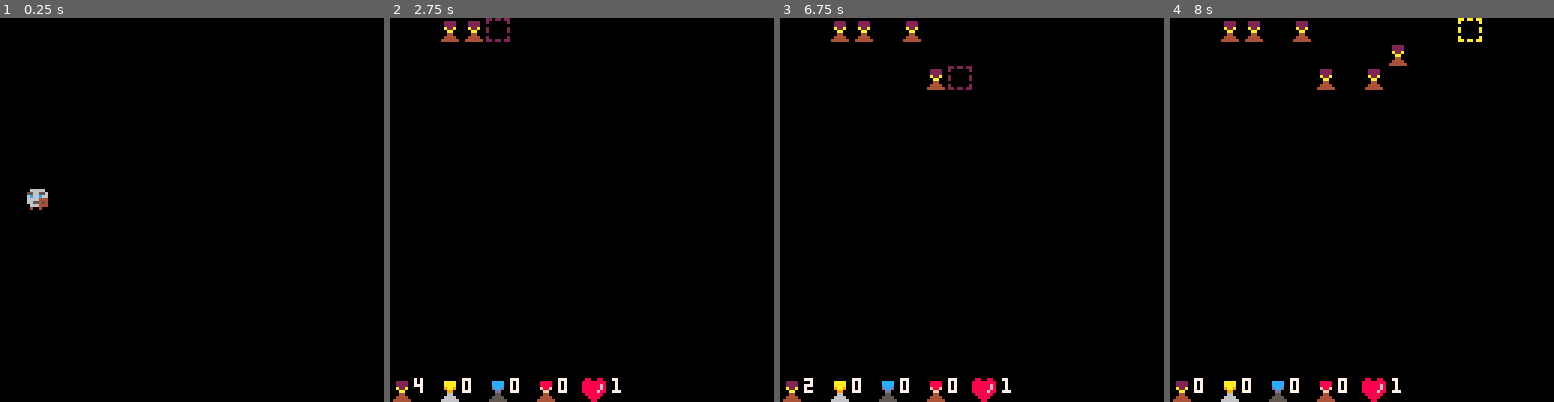
Above: before the commit, frames 1-4 (left to right).
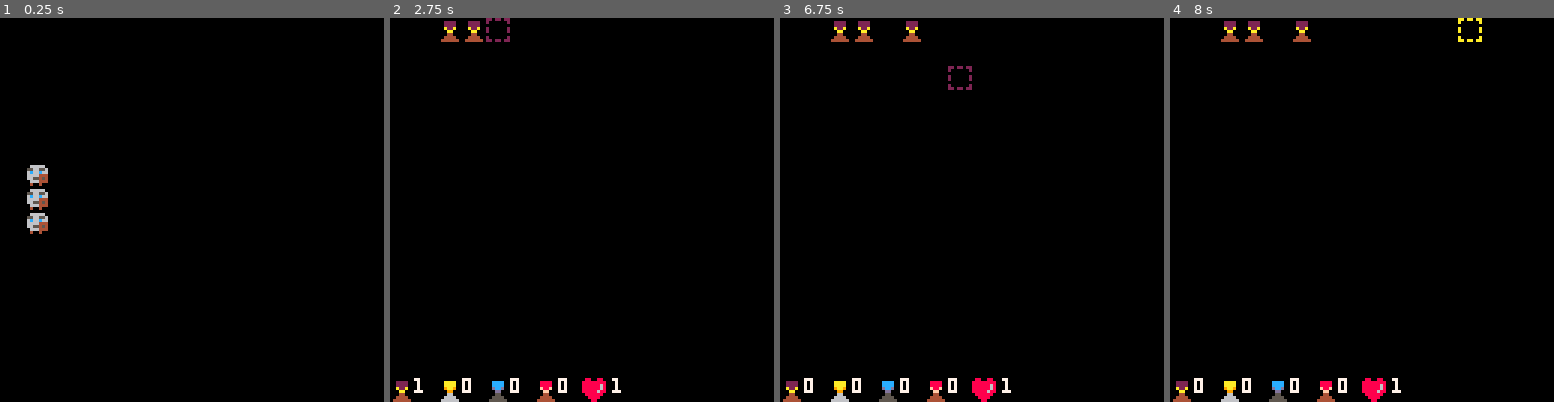
Above: after the commit, the same moments.

Repository: RobertoFreireFerrazPassos/pico8
Game: PICO-8 cartridge towerdefense.p8
Two runs of this game, one before a commit and one after it. Both use one fixed random seed, a clock stepped at 60 frames per second and the inputs below.
Inputs:
- Up to frame 1 (0.25 s): no input
- Up to frame 2 (2.75 s): tap X (X key) at 0.33, 1.07, 1.85 s; tap O (Z key) at 0.7, 1.7, 2.1, 2.5 s; hold Right 1.6-2.1 s; hold Up 2.15-2.42 s; hold Right from 2.47 s (still down)
- Up to frame 3 (6.75 s): tap O (Z key) every 0.4 s from 2.9 to 6.5 s; tap X (X key) every 1.12 s from 2.97 to 6.32 s; release Right at 3.03 s; hold Left 3.08-3.58 s; hold Down 3.63-3.97 s; hold Right 4.02-4.68 s; hold Up 4.73-5.03 s; hold Left 5.08-5.68 s; hold Down 5.73-6.03 s; hold Right 6.08-6.58 s; hold Right from 6.63 s (still down)
- Up to frame 4 (8 s): tap O (Z key) at 6.9, 7.3, 7.7 s; release Right at 7.13 s; hold Up 7.18-7.45 s; tap X (X key) at 7.43 s; hold Right from 7.5 s (still down)

The runs differ from the first frame. In frame 1, 0.5% of the frame differs, in the area x 7-13%, y 38-57%; in frame 2, less than 0.1%; in frame 3, 0.2%; in frame 4, 0.5%.

Commit message:
Add initial wall for each level

Diff:
--- a/towerdefense.p8
+++ b/towerdefense.p8
@@ -53,6 +53,7 @@
 
 function _draw()
 	cls()
+	map()
 	draw_footer()
 
 	if gameover then
@@ -214,7 +215,7 @@
 --r reach
 --l life
 towertypes = {
-	{c=2,s=2,as=90,d=1,st=120,r=1000,l=100},
+	{c=2,s=2,as=300,d=1,st=120,r=1000,l=100},
 	{c=10,s=3,as=60,d=3,st=0,r=2000,l=300},
 	{c=12,s=4,as=50,d=3,st=0,r=1000,l=1000},
 	{c=8,s=5,as=30,d=15,st=0,r=1000,l=200}
@@ -357,10 +358,6 @@
 		end
 	end,
 	control=function(_ENV)
-		if stun>0 then
-			stun-=1
-		end
-
 		local lx,ly=x,y
 		move=false
 
@@ -369,6 +366,7 @@
 		end
 		hm=true
 		timemanager:addtimer(spd+stun,function() _ENV.hm=false end,1)
+		stun=0
 
 		attacktower(_ENV)
 		moveleft(_ENV)
@@ -478,8 +477,25 @@
 	buffer[flr(x/8)][flr(y/8)]=value
 end
 -->8
+-- walls --
+function generatewalls(ws)
+	if ws==nil then
+		return
+	end
+
+	foreach(ws,function(w)
+		if w[3]==5 then
+			mset(w[1],w[2],10)
+			set_buffer(w[1]*8,w[2]*8,{a=true})
+		else
+			createtower(w[1]*8,w[2]*8,towertypes[w[3]])
+		end
+	end)
+end
+-->8
 -- level --
 function generatelevel()
+	reload()
 	enemies={}
 	showenemies=true
 	buffer={}
@@ -491,12 +507,36 @@
  create_buffer()
 	generateenemies(level[2])
 	life=level[3]
+	generatewalls(level[4])
 end
 
 -- 0,0,1,1,1 1 topleft enemy type 1
 
 levels={
 	{
+			{3,0,0,0},
+			{
+				{1,6,1,3,1}
+			},1
+	},{
+			{1,0,0,0},
+			{
+				{1,6,1,3,1}
+			},1,
+			{
+			 {4,6,1},{5,5,2},
+			 {8,7,3},{9,8,4},
+			}
+	},{
+			{1,0,0,0},
+			{
+				{1,7,1,1,1}
+			},1,
+			{
+			 {4,6,5},{5,5,5},
+			 {8,7,5},{9,8,5},
+			}
+	},{
 			{6,0,0,0},
 			{
 				{1,7,1,1,1}
@@ -550,13 +590,13 @@
 }
 __gfx__
 00000000660660660000000000000000000000000000000000000000000000000000000000000000000000000000000000000000000000000000000000000000
-00000000600000060022220000aaaa0000cccc000088880000022200000aaa00000ccc0000088800000000000000000000000000000000000000000000000000
-00700700000000000022220000aaaa0000cccc00008888000022220000aaaa0000cccc0000888800000000000000000000000000000000000000000000000000
-000770006000000600a22a00009aa90000dccd0000f88f0000a22a00009aa90000dccd0000f88f00000000000000000000000000000000000000000000000000
-0007700060000006000aa00000099000000dd000000ff000000aa00000099000000dd000000ff000000000000000000000000000000000000000000000000000
-00700700000000000004400000066000000550000004400000044000000660000005500000044000000000000000000000000000000000000000000000000000
-00000000600000060044440000666600005555000044440000045000000650000005500000045000000000000000000000000000000000000000000000000000
-00000000660660660444444006666660055555500444444000464400006666000056550000464400000000000000000000000000000000000000000000000000
+00000000600000060022220000aaaa0000cccc000088880000022200000aaa00000ccc0000088800505050500000000000000000000000000000000000000000
+00700700000000000022220000aaaa0000cccc00008888000022220000aaaa0000cccc0000888800555555500000000000000000000000000000000000000000
+000770006000000600a22a00009aa90000dccd0000f88f0000a22a00009aa90000dccd0000f88f00555555500000000000000000000000000000000000000000
+0007700060000006000aa00000099000000dd000000ff000000aa00000099000000dd000000ff000055555000000000000000000000000000000000000000000
+00700700000000000004400000066000000550000004400000044000000660000005500000044000055555000000000000000000000000000000000000000000
+00000000600000060044440000666600005555000044440000045000000650000005500000045000055555000000000000000000000000000000000000000000
+00000000660660660444444006666660055555500444444000464400006666000056550000464400555555500000000000000000000000000000000000000000
 00000000000000000000000000000000000000000000000000000000000000000000000000000000000000000000000000000000000000000000000000000000
 06666600066667000666670006666600066667000666670000000000000000000000000000000000000000000000000000000000000000000000000000000000
 55665560556677705566777055665500556677705566777000000000000000000000000000000000000000000000000000000000000000000000000000000000
